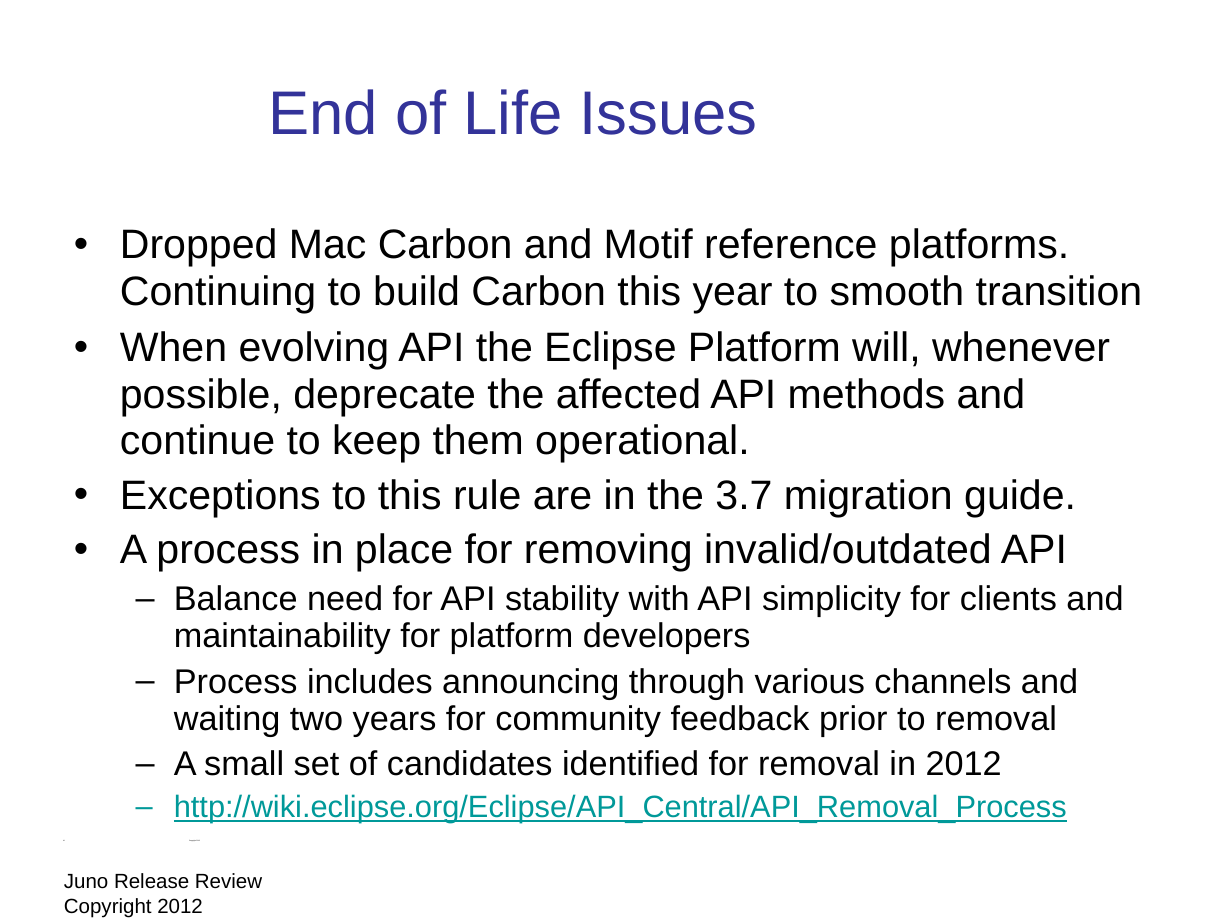
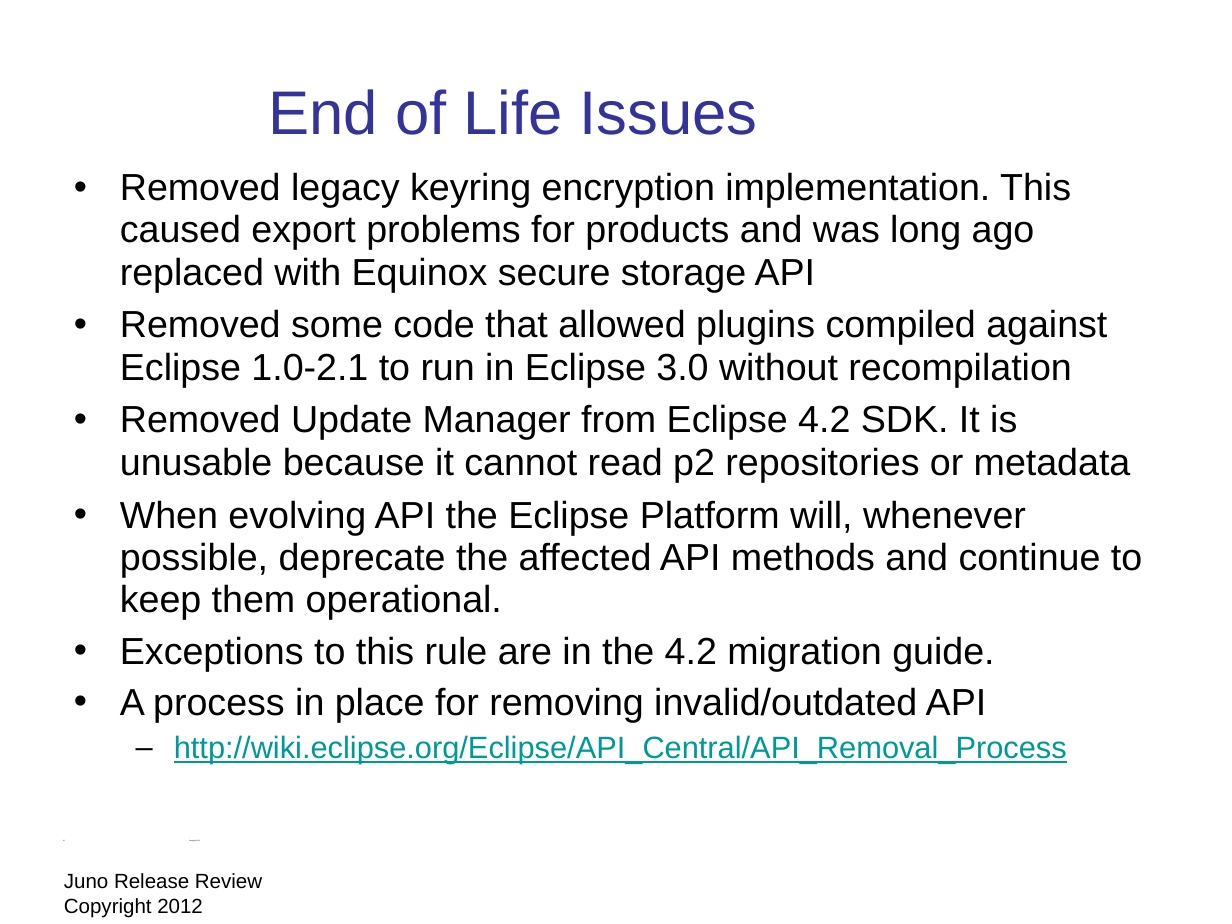
Before and after one commit to eclipse-platform/www.eclipse.org-eclipse-news, a slide deck: slide 16 of presentation/Juno-release-review/eclipse-juno-release-review.odp. Drawn at 1232x924 pixels with LibreOffice and Linux fonts; fonts in the diff are those of the drawing; background and template pictures are left out. Boxes give left, top, right and bottom in pixels: in the first picture for what was removed or moved away, otherwise in the second. Text is boxed around its words. In the diff, an @@ line names an element or a change of style, - is before the commit and + after.

```diff
--- a/presentation/Juno-release-review/eclipse-juno-release-review.odp
+++ b/presentation/Juno-release-review/eclipse-juno-release-review.odp
@@ text "Removed legacy keyring encryption implementation. ...": place and size @@
-text "Removed legacy keyring encryption implementation. ..." at [120,228,1143,823]
+text "Removed legacy keyring encryption implementation. ..." at [120,172,1142,763]
@@ text at [120,172,1131,482]: text changed; size 24 to 22 pt @@
-• Dropped Mac Carbon and Motif reference platforms. Continuing to build Carbon this year to smooth transition
+• Removed legacy keyring encryption implementation. This caused export problems for products and was long ago replaced with Equinox secure storage API
+• Removed some code that allowed plugins compiled against Eclipse 1.0-2.1 to run in Eclipse 3.0 without recompilation
+• Removed Update Manager from Eclipse 4.2 SDK. It is unusable because it cannot read p2 repositories or metadata
@@ text at [120,500,1142,763]: size 24 to 22 pt in "When evolving API the Eclipse Platform will, ...", "A process in place for removing invalid/outdated ..."; bullet colour #009999 to #000000 @@
@@ text at [174,585,1123,776]: paragraphs removed @@
-  – Balance need for API stability with API simplicity for clients and maintainability for platform developers
-  – Process includes announcing through various channels and waiting two years for community feedback prior to removal
-  – A small set of candidates identified for removal in 2012
@@ text at [120,636,994,671]: text changed; size 24 to 22 pt @@
-• Exceptions to this rule are in the 3.7 migration guide.
+• Exceptions to this rule are in the 4.2 migration guide.
```
Also in this commit, not shown: 20 other slides changed, 1 other file.
